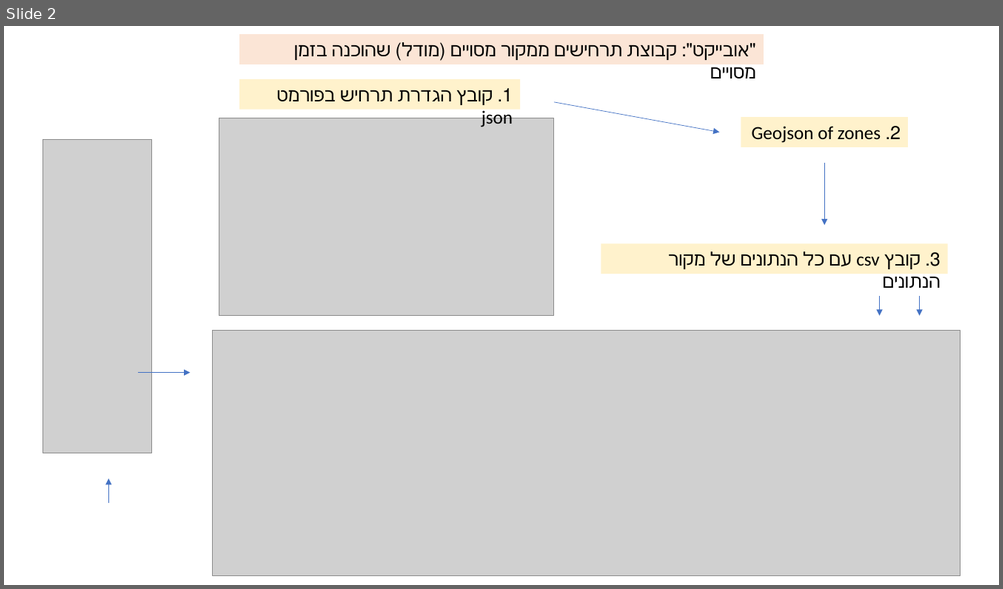
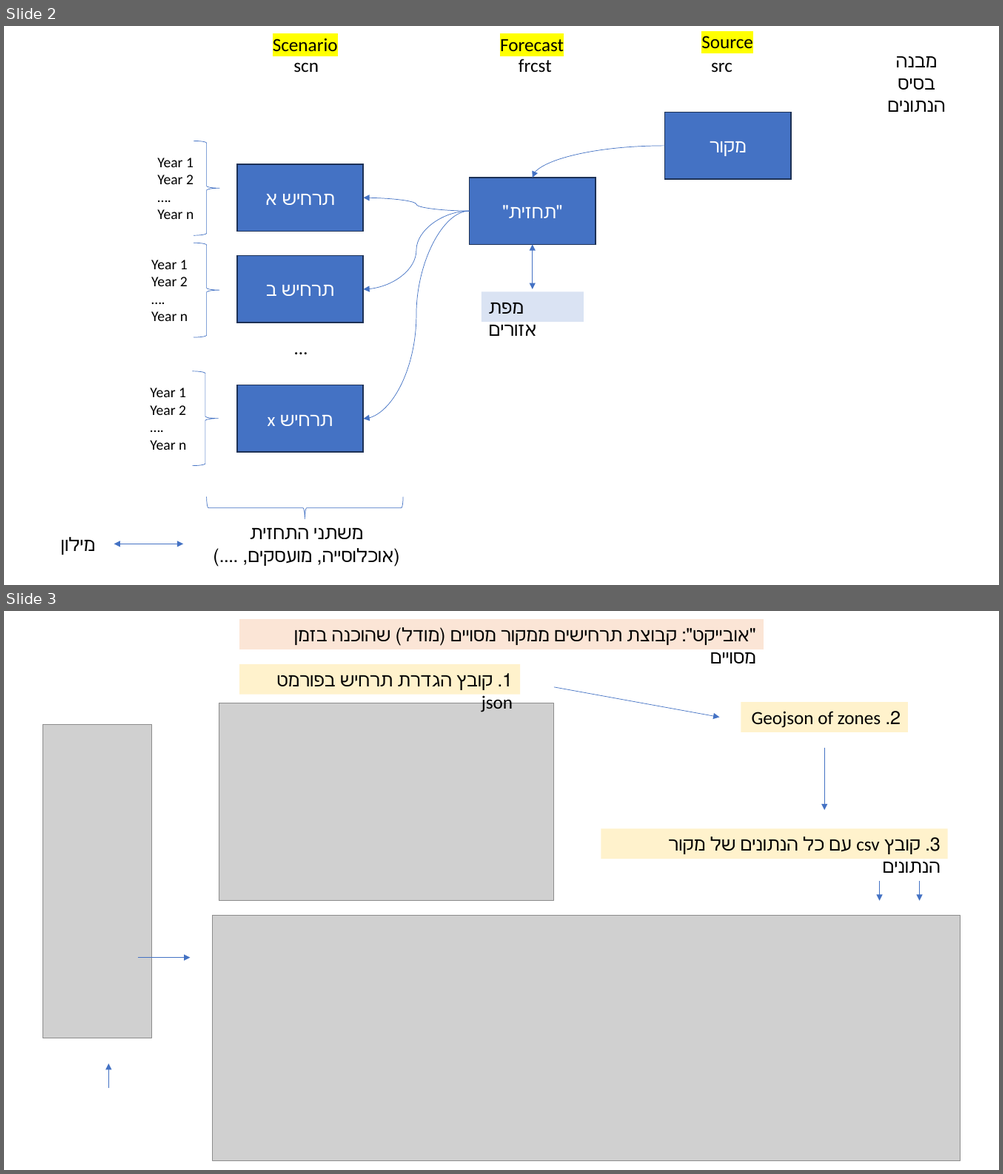
Before and after one commit to MOTRoundTables/ScenarioBank, a slide deck: doc/ScnLibApp.pptx. Shown one above the other, each under a label of ours: slide 2 before the commit, slides 2 and 3 after it. The pictures are 1003x589 and 1003x1174 pixels, drawn with LibreOffice and Linux fonts; fonts in the diff are those of the drawing; grey boxes stand for pictures. Boxes give left, top, right and bottom in pixels: in the first picture for what was removed or moved away, otherwise in the second. Text is boxed around its words. In the diff, an @@ line names an element or a change of style, - is before the commit and + after.

```diff
--- a/doc/ScnLibApp.pptx
+++ b/doc/ScnLibApp.pptx
@@ slide 2 added at (4,26,999,585), background #FFFFFF @@
@@ text added at (273,38,338,51), 18 pt, text #000000 @@
+Scenario
@@ text added at (500,39,563,52), 18 pt, text #000000 @@
+Forecast
@@ text added at (701,36,753,49), 18 pt, text #000000 @@
+Source
@@ text added at (293,62,318,72), 18 pt, text #000000 @@
+scn
@@ text added at (518,59,552,73), 18 pt, text #000000 @@
+frcst
@@ text added at (711,62,732,73), 18 pt, text #000000 @@
+src
@@ text added at (887,56,945,112), 18 pt, text #000000 @@
+מבנה בסיס הנתונים
@@ rectangle added at (665,113,791,180), fill #4472C4, outline #1E3256 1 pt, 18 pt, text #FFFFFF @@
+מקור
@@ text added at (157,158,193,219), 14 pt, text #000000 @@
+Year 1
+Year 2
+….
+Year n
@@ right brace added at (193,141,219,235), outline #4472C4 0.5 pt @@
@@ curved arrow added from (665, 146) to (532, 178), #4472C4 0.5 pt @@
@@ rectangle added at (237,165,363,232), fill #4472C4, outline #1E3256 1 pt, 18 pt, text #FFFFFF @@
+תרחיש א
@@ rectangle added at (469,178,596,244), fill #4472C4, outline #1E3256 1 pt, 18 pt, text #FFFFFF @@
+"תחזית"
@@ curved arrow added from (469, 211) to (363, 198), #4472C4 0.5 pt @@
@@ curved arrow added from (469, 211) to (363, 289), #4472C4 0.5 pt @@
@@ curved arrow added from (469, 211) to (363, 419), #4472C4 0.5 pt @@
@@ right brace added at (193,243,219,338), outline #4472C4 0.5 pt @@
@@ double arrow added from (532, 244) to (532, 289), #4472C4 0.5 pt @@
@@ text added at (151,260,188,321), 14 pt, text #000000 @@
+Year 1
+Year 2
+….
+Year n
@@ rectangle added at (237,256,363,323), fill #4472C4, outline #1E3256 1 pt, 18 pt, text #FFFFFF @@
+תרחיש ב
@@ rectangle added at (481,292,583,322), fill #DAE3F3, 18 pt, text #000000 @@
+מפת אזורים
@@ text added at (287,332,315,363), 18 pt, text #000000 @@
+…
@@ right brace added at (192,372,218,466), outline #4472C4 0.5 pt @@
@@ text added at (150,388,186,450), 14 pt, text #000000 @@
+Year 1
+Year 2
+….
+Year n
@@ rectangle added at (237,386,363,453), fill #4472C4, outline #1E3256 1 pt, 18 pt, text #FFFFFF @@
+תרחיש x
@@ left brace added at (207,497,403,520), outline #4472C4 0.5 pt @@
@@ text added at (313,528,400,567), 18 pt, text #000000 @@
+משתני התחזית
+(אוכלוסייה, מועסקים, ....)
@@ text added at (61,537,95,555), 18 pt, text #000000 @@
+מילון
@@ double arrow added from (114, 545) to (183, 545), #4472C4 0.5 pt @@
@@ what was slide 2 is now slide 3 @@
```
Also in this commit, not shown: 1 slide changed, 4 other slides added, 6 other files.
